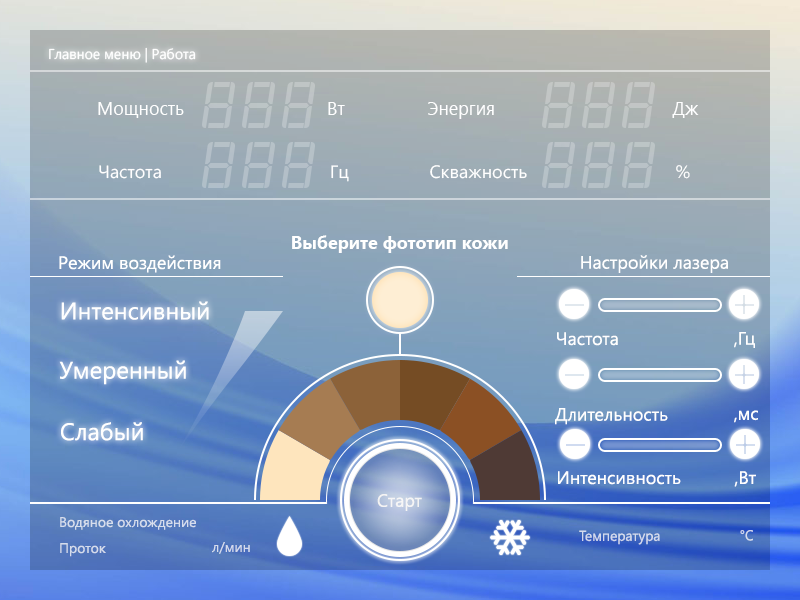
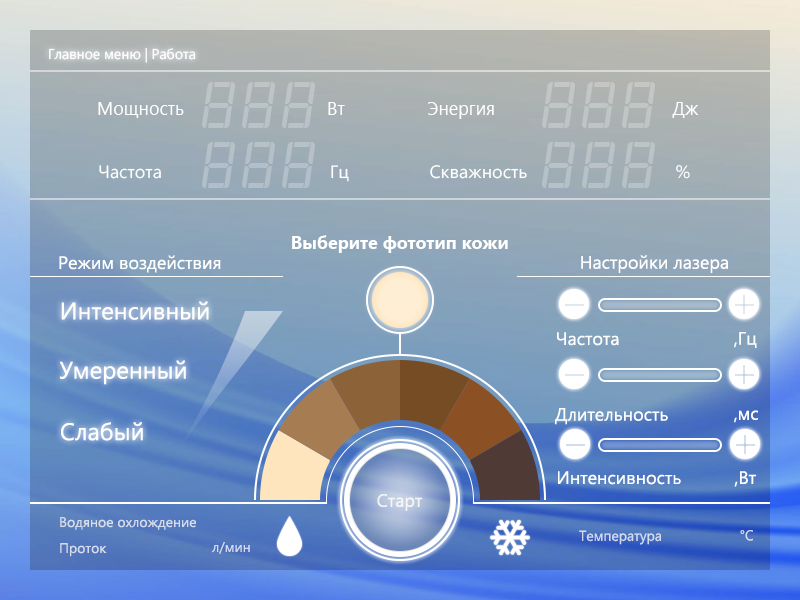
Layer changes from the first (800, 600) image to the second:
painted on "Температура" over [585, 533, 661, 545]
painted on "Проток" over [85, 545, 107, 554]
painted on "Водяное охлождение" over [75, 519, 196, 530]
painted on "Интенсивность" over [588, 474, 681, 485]
painted on "Длительность" over [595, 411, 668, 421]
painted on "Частота" over [592, 335, 619, 346]
painted on ",Гц" over [746, 335, 757, 348]
painted on "Старт" over [377, 494, 423, 507]
